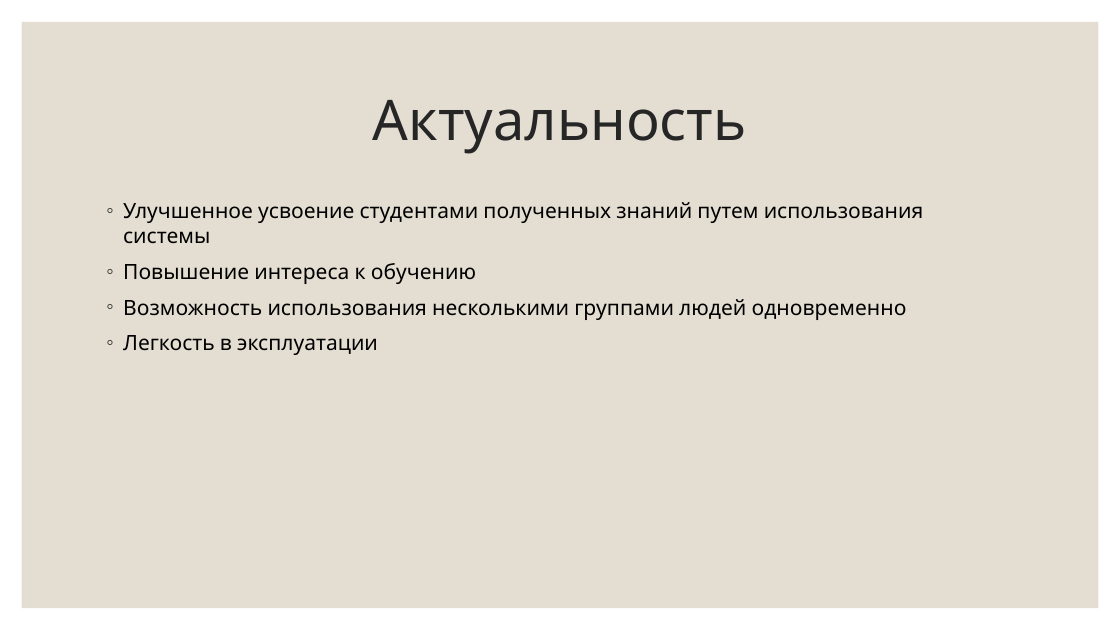
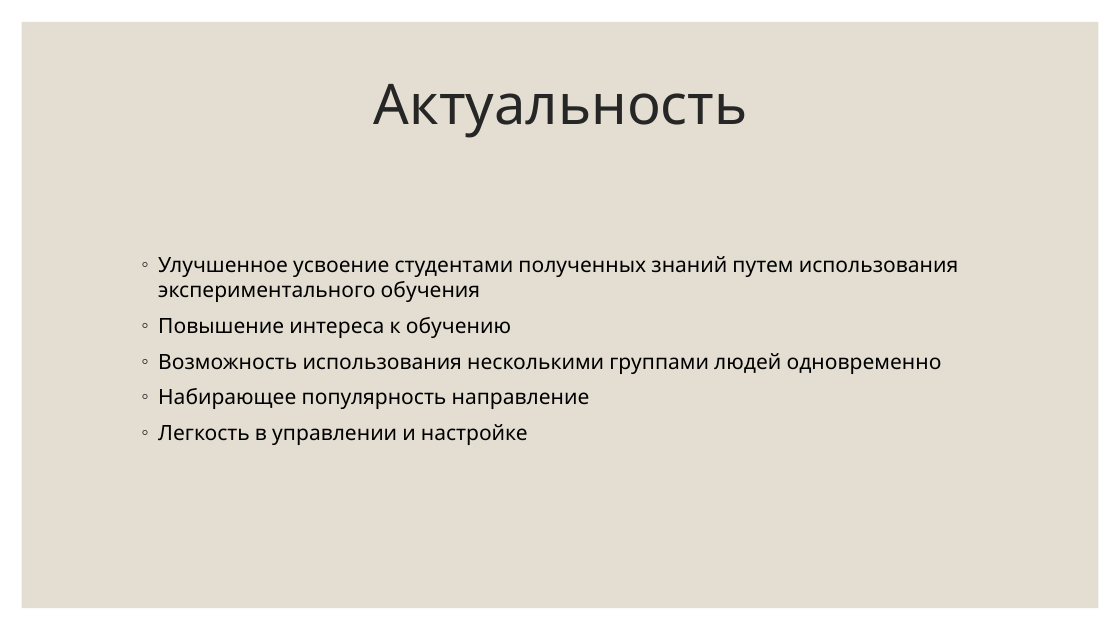
Before and after one commit to PolMarzia/diplom, a slide deck: slide 2 of Prez.pptx. Drawn at 1120x630 pixels with LibreOffice and Linux fonts; fonts in the diff are those of the drawing. Boxes give left, top, right and bottom in pixels: in the first picture for what was removed or moved away, otherwise in the second. Text is boxed around its words. In the diff, an @@ line names an element or a change of style, - is before the commit and + after.

```diff
--- a/Prez.pptx
+++ b/Prez.pptx
@@ title "Актуальность" moved from (x1=373, y1=100, x2=747, y2=154) to (x1=374, y1=84, x2=748, y2=138) @@
@@ text "Улучшенное усвоение студентами полученных знаний ..." moved from (x1=123, y1=202, x2=923, y2=355) to (x1=158, y1=256, x2=958, y2=445) @@
@@ text at (x1=158, y1=256, x2=958, y2=302): text changed @@
-◦ Улучшенное усвоение студентами полученных знаний путем использования системы
+◦ Улучшенное усвоение студентами полученных знаний путем использования экспериментального обучения
@@ text at (x1=158, y1=388, x2=590, y2=445): text changed @@
-◦ Легкость в эксплуатации
+◦ Набирающее популярность направление
+◦ Легкость в управлении и настройке
```
Also in this commit, not shown: 3 other slides changed, 12 slides added, 7 other files.
